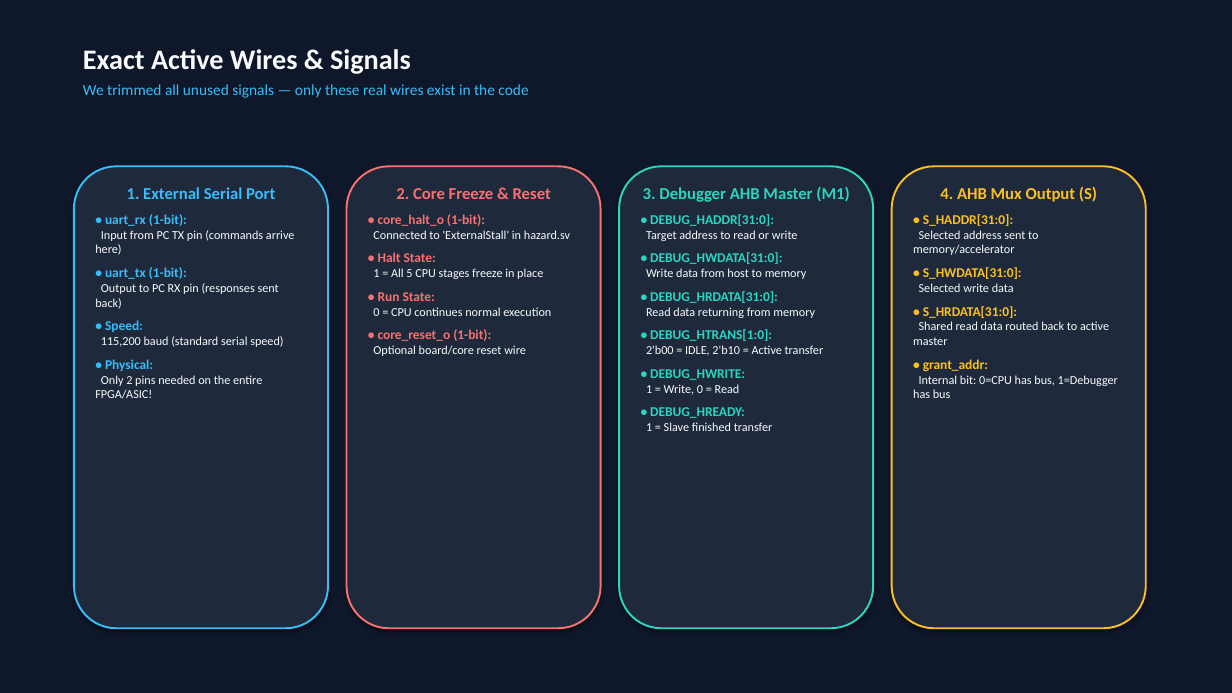
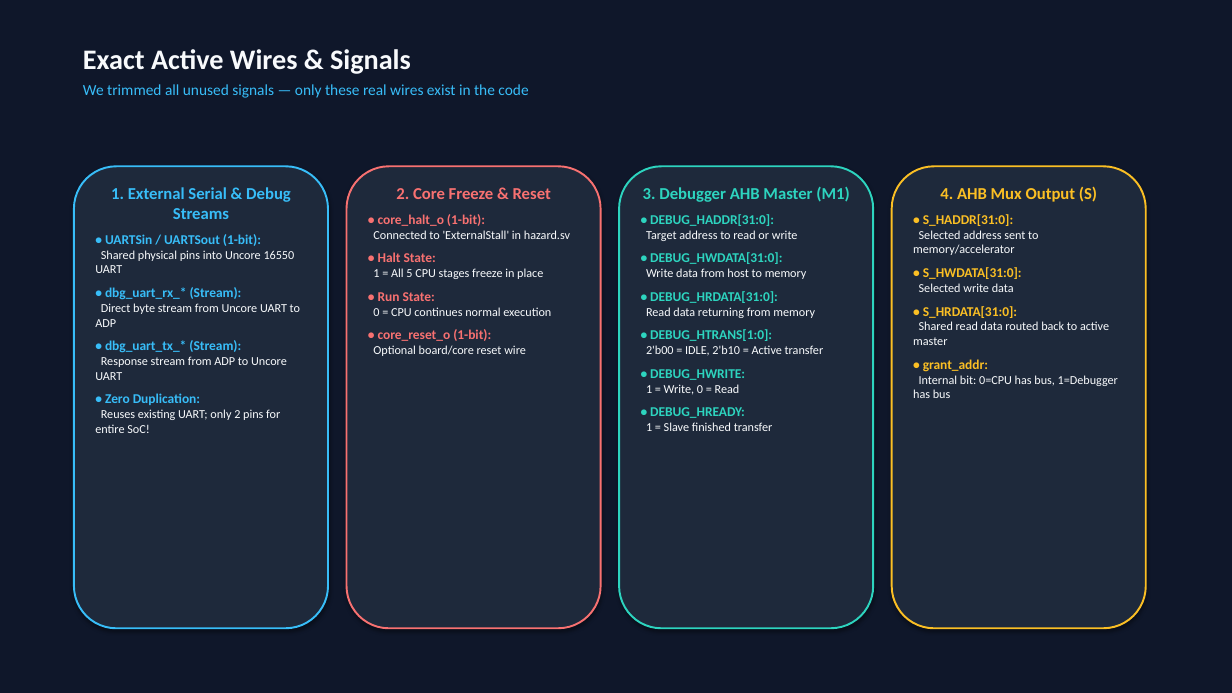
Before and after one commit to BommisettyGanesh/cvw, a slide deck: slide 3 of 1tops_soc/src/debugger/soc_debugger_architecture.pptx. Drawn at 1232x693 pixels with LibreOffice and Linux fonts; fonts in the diff are those of the drawing. Boxes give left, top, right and bottom in pixels: in the first picture for what was removed or moved away, otherwise in the second. Text is boxed around its words. In the diff, an @@ line names an element or a change of style, - is before the commit and + after.

Commit message:
debugger updates

```diff
--- a/1tops_soc/src/debugger/soc_debugger_architecture.pptx
+++ b/1tops_soc/src/debugger/soc_debugger_architecture.pptx
@@ text in rounded rectangle at [95, 187, 300, 433]: text changed @@
-1. External Serial Port
-• uart_rx (1-bit):
-Input from PC TX pin (commands arrive here)
-• uart_tx (1-bit):
-Output to PC RX pin (responses sent back)
-• Speed:
-115,200 baud (standard serial speed)
-• Physical:
-Only 2 pins needed on the entire FPGA/ASIC!
+1. External Serial & Debug Streams
+• UARTSin / UARTSout (1-bit):
+Shared physical pins into Uncore 16550 UART
+• dbg_uart_rx_* (Stream):
+Direct byte stream from Uncore UART to ADP
+• dbg_uart_tx_* (Stream):
+Response stream from ADP to Uncore UART
+• Zero Duplication:
+Reuses existing UART; only 2 pins for entire SoC!
```
Also in this commit, not shown: 3 other slides changed, 11 other files.
